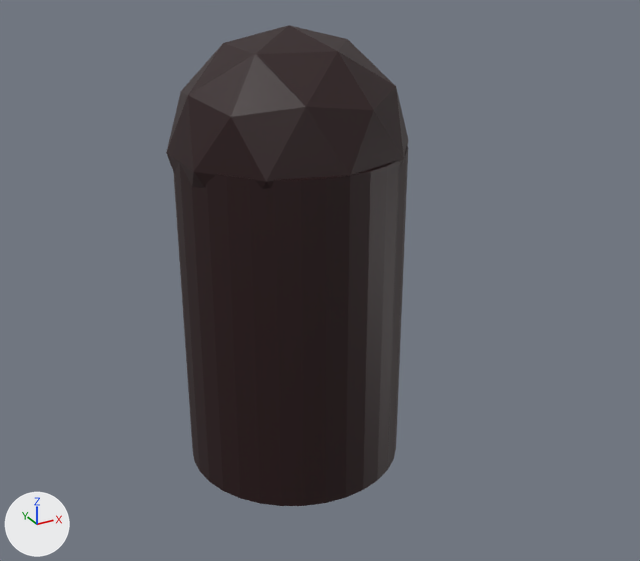
Two versions of the glTF model web/assets/models/grenade-launched.glb, one commit apart.
The view is the same before and after, from a 50 mm lens placed at (-0.167, -0.33, 0.174), pointed at (0.015, 0.002, 0.008). The axes (+X, +Y, +Z) are drawn at lower left. The lights are the same throughout. The picture after the commit comes second.
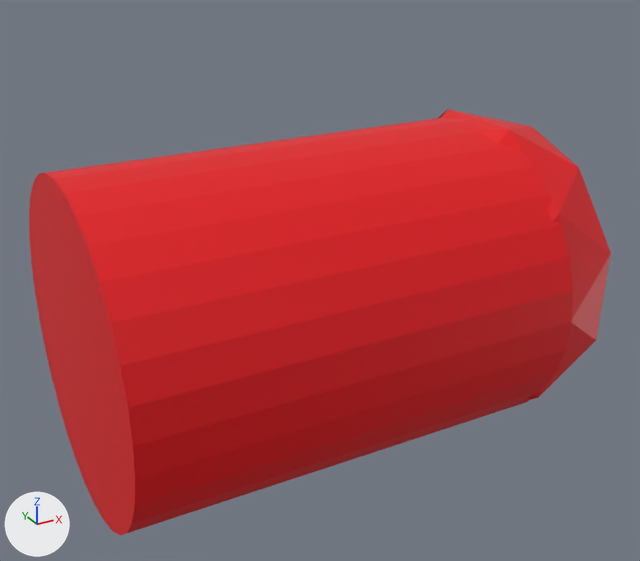
Boxes [x1, y1, x2, y2] around the edits, measured in the pictures (640 x 561 px):
```json
{"object": "Cylinder", "change": "recoloured, turned, rescaled", "before": [166, 25, 408, 506], "after": [29, 109, 611, 535]}
```

The change, as JSON lines over the scene's bpy script:
```json
{"op": "set", "path": "mat_material_001.base_color", "old": "(0.0194, 0.0034, 0.0044)", "new": "(0.8, 0.0, 0.00471)", "note": "black #260b0e -> red #e7000f"}
{"op": "set", "path": "ob_cylinder.rotation_euler", "old": "(0.0, 0.0, 0.0)", "new": "(0.0, 1.571, 0.0)", "note": "degrees (0, 0, 0) -> degrees (0, 90, 0)"}
{"op": "set", "path": "ob_cylinder.scale", "old": "(0.05, 0.05, 0.075)", "new": "(0.075, 0.075, 0.1)"}
```
